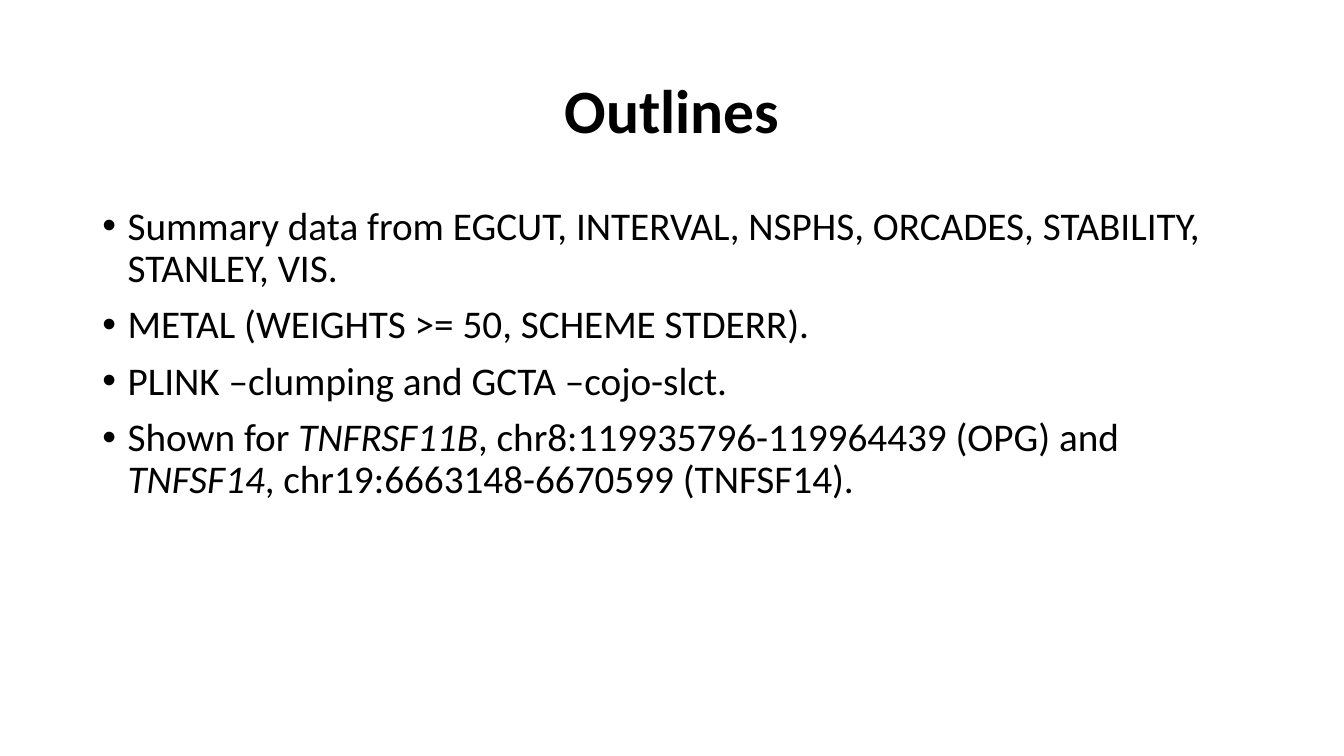
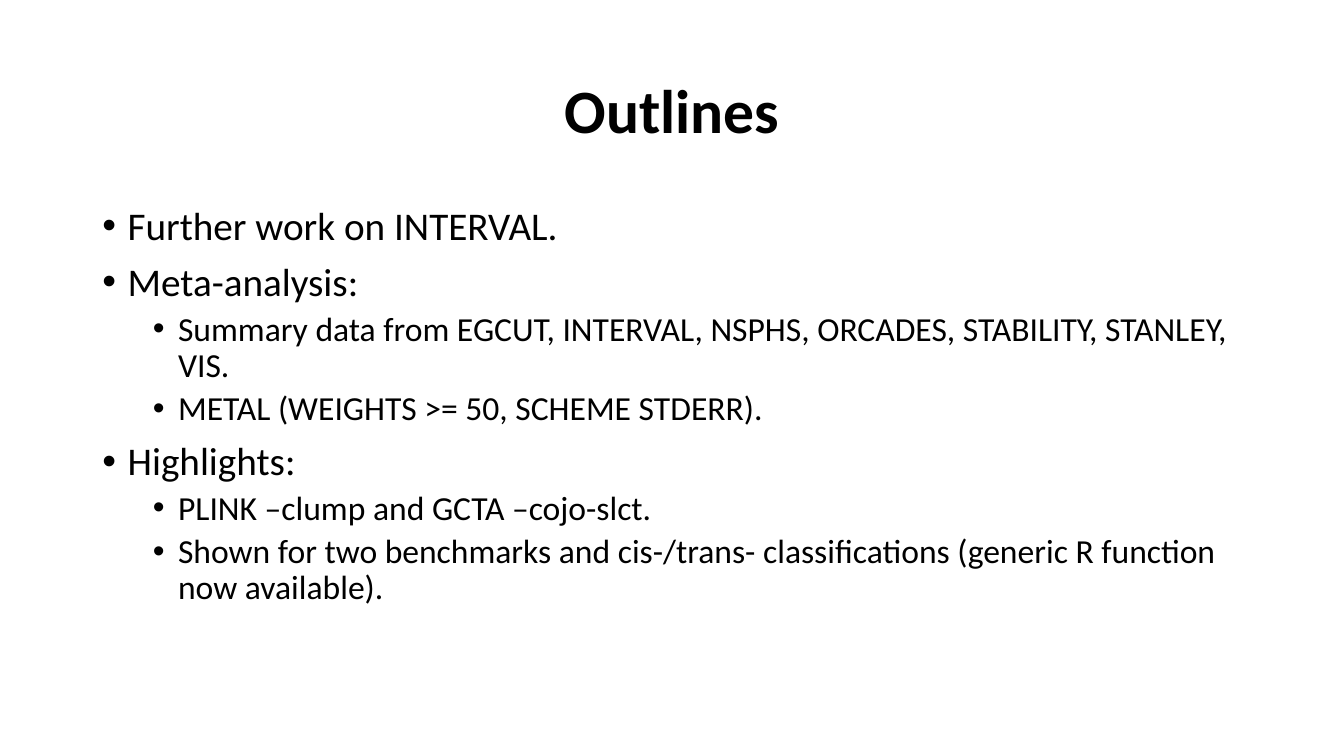
Before and after one commit to jinghuazhao/INF, a slide deck: slide 2 of doc/SCALLOP_INF1-291118.pptx. Drawn at 1344x756 pixels with LibreOffice and Linux fonts; fonts in the diff are those of the drawing. Boxes give left, top, right and bottom in pixels: in the first picture for what was removed or moved away, otherwise in the second. Text is boxed around its words. In the diff, an @@ line names an element or a change of style, - is before the commit and + after.

```diff
--- a/doc/SCALLOP_INF1-291118.pptx
+++ b/doc/SCALLOP_INF1-291118.pptx
@@ text at box(128, 212, 557, 303): paragraphs added @@
+• Further work on INTERVAL.
+• Meta-analysis:
@@ text at box(178, 317, 1226, 425): size 28 to 24 pt in "Summary data from EGCUT, INTERVAL, NSPHS, ORCADES, ...", "METAL (WEIGHTS >= 50, SCHEME STDERR)."; list level 1 to 2 in "Summary data from EGCUT, INTERVAL, ..."; list level 1 to 2 in "METAL (WEIGHTS >= 50, SCHEME ..." @@
@@ text at box(128, 447, 1215, 604): text changed; size 28 to 24 pt @@
-• PLINK –clumping and GCTA –cojo-slct.
-• Shown for TNFRSF11B, chr8:119935796-119964439 (OPG) and TNFSF14, chr19:6663148-6670599 (TNFSF14).
+• Highlights:
+  • PLINK –clump and GCTA –cojo-slct.
+  • Shown for two benchmarks and cis-/trans- classifications (generic R function now available).
```
Also in this commit, not shown: 2 other slides changed, 3 slides added, 5 slides removed.
